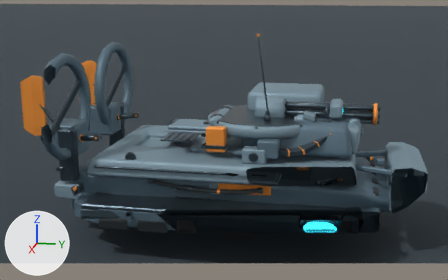
One commit to the Blender file content/source-art/tidebreakerhovercraft-rigged.blend: the scene before it, then after it.
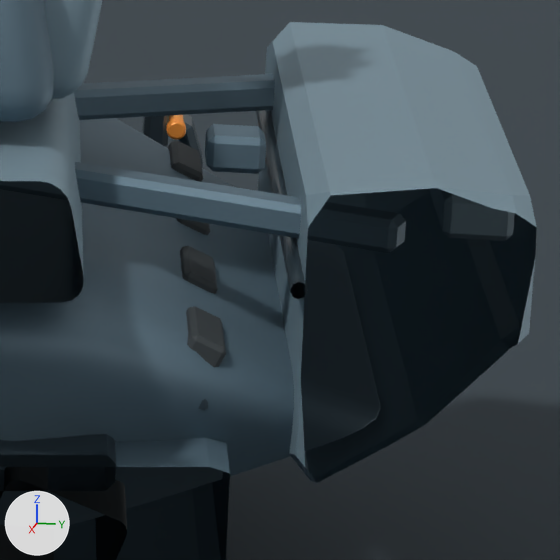
Each version is shown whole from a camera (50 mm lens) standing at (7.32, 1.31, 2.89) and looking at (0.07, -0.14, 1.07), then close up on the part from 77% to 96% of the width and 49% to 81% of the height. The axes (+X, +Y, +Z) are drawn at lower left. The lights are the same throughout. The first two pictures are the older version. Everything nearer to the camera than a plane just in front of the edit is cut away.

The first close-up shows 'PreviewFloor', 'TidebreakerHovercraftArmor_BowRamp', 'TidebreakerHovercraftArmor_Hull', 'TidebreakerHovercraftArmor_SplashRib_SplashRib_Apex', 'TidebreakerHovercraftArmor_SplashRib_SplashRib_L', 'TidebreakerHovercraftArmor_SplashRib_SplashRib_R', 'TidebreakerHovercraftArmor_UpperDeck', 'TidebreakerHovercraftHover_PerimeterBumper', 'TidebreakerHovercraftHover_PlenumPleat_F', 'TidebreakerHovercraftHover_RepulsorSkirt', 'TidebreakerHovercraftTurret_BaseShell', 'TidebreakerHovercraftTurret_MantletHousing' and 9 more.
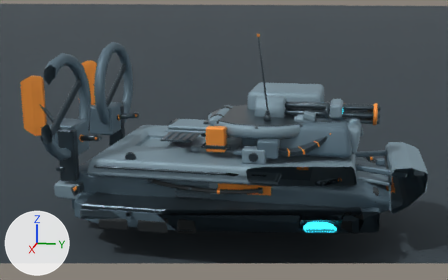
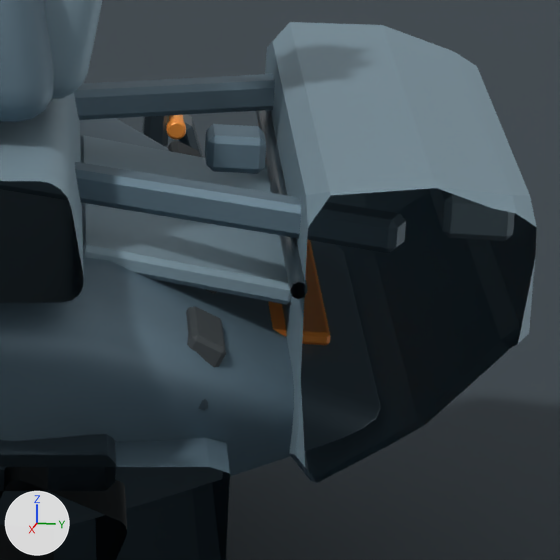
What differs and where, as boxes [x1, y1, x2, y2] in the close-ups (560 x 560 px):
```json
{"object": "TidebreakerHovercraftArmor_GlacisLightPlate", "change": "added", "after": [80, 135, 291, 305]}
{"object": "TidebreakerHovercraftWarning_BowTrim", "change": "added", "after": [268, 240, 331, 345], "on screen": "orange"}
```

Scene script edits in JSON lines:
```json
{"op": "add", "block": "me_tidebreakerhovercraftwarning_bowtrim_mesh", "code": ["me_tidebreakerhovercraftwarning_bowtrim_mesh = bpy.data.meshes.new('TidebreakerHovercraftWarning_BowTrim_Mesh')", "me_tidebreakerhovercraftwarning_bowtrim_mesh.from_pydata(...)  # 24 vertices, 26 faces; spans x -0.32..0.32, y 1.787..1.907, z 0.798..0.822", "me_tidebreakerhovercraftwarning_bowtrim_mesh.materials.append(mat_tidebreakerhovercraft_warning)  # orange #f9993f"]}
{"op": "add", "block": "me_tidebreakerhovercraftarmor_glacislightplate_mesh", "code": ["me_tidebreakerhovercraftarmor_glacislightplate_mesh = bpy.data.meshes.new('TidebreakerHovercraftArmor_GlacisLightPlate_Mesh')", "me_tidebreakerhovercraftarmor_glacislightplate_mesh.from_pydata(...)  # 24 vertices, 26 faces; spans x -0.38..0.38, y 1.457..1.836, z 0.775..0.865", "me_tidebreakerhovercraftarmor_glacislightplate_mesh.materials.append(mat_tidebreakerhovercraft_lightarmor)  # greyish blue #8199a6"]}
{"op": "add", "block": "ob_tidebreakerhovercraftwarning_bowtrim", "code": ["ob_tidebreakerhovercraftwarning_bowtrim = bpy.data.objects.new('TidebreakerHovercraftWarning_BowTrim', me_tidebreakerhovercraftwarning_bowtrim_mesh)", "ob_tidebreakerhovercraftwarning_bowtrim.location = (0.0, 0.0, -0.187)"]}
{"op": "add", "block": "ob_tidebreakerhovercraftarmor_glacislightplate", "code": ["ob_tidebreakerhovercraftarmor_glacislightplate = bpy.data.objects.new('TidebreakerHovercraftArmor_GlacisLightPlate', me_tidebreakerhovercraftarmor_glacislightplate_mesh)", "ob_tidebreakerhovercraftarmor_glacislightplate.location = (0.0, 0.0, -0.075)"]}
```
